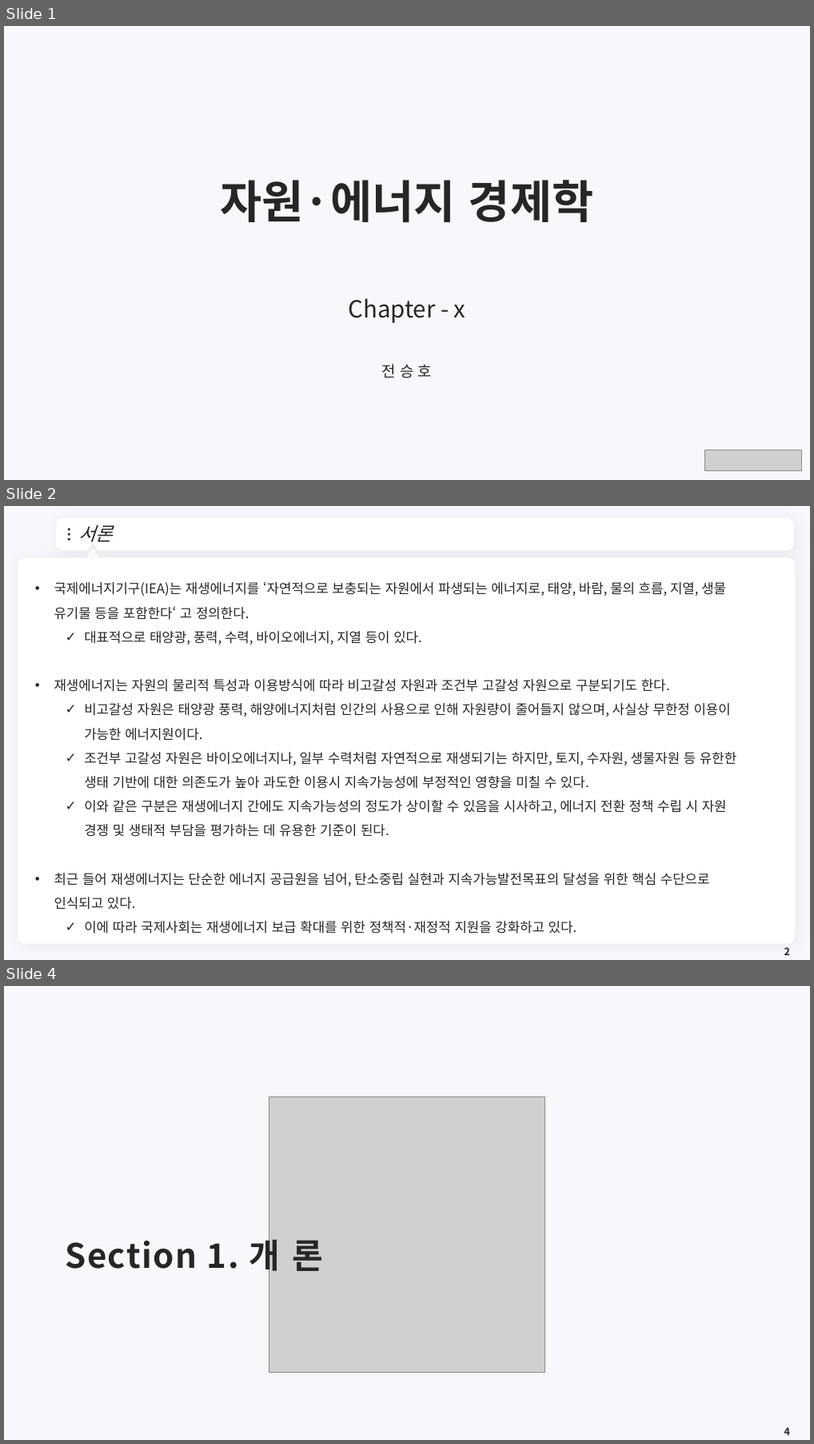
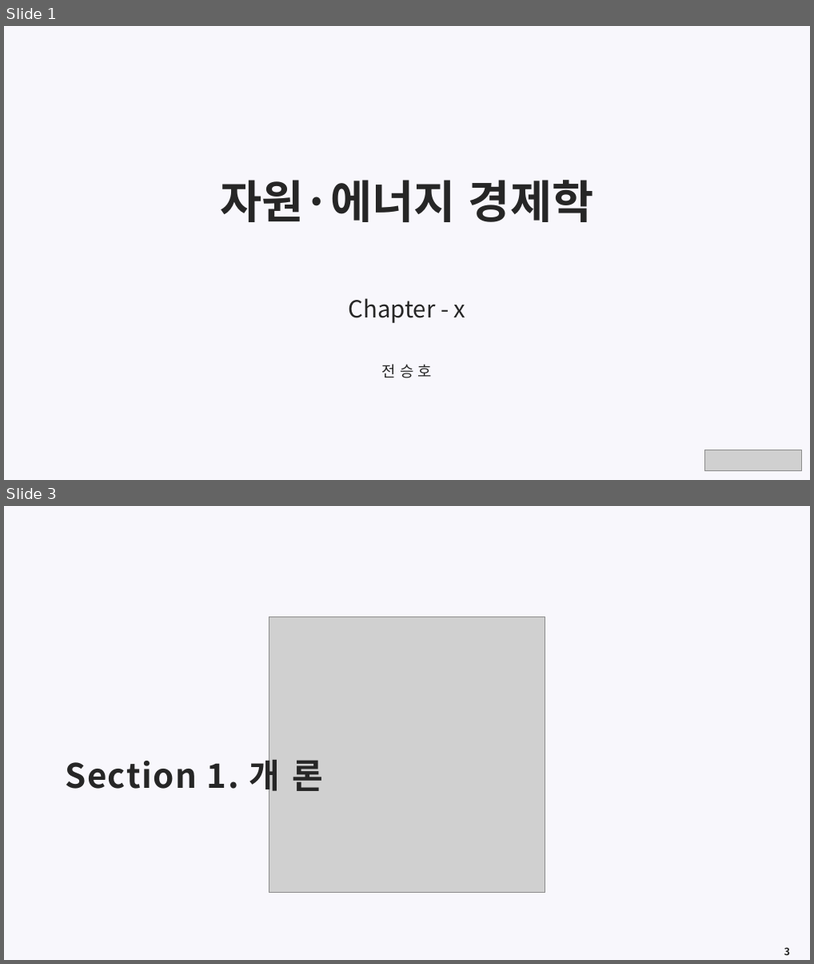
Before and after one commit to meandthey/Teaching, a slide deck: 에너지경제학/자원에너지경제학_Chapter_9999(태양광).pptx. Shown one above the other, each under a label of ours: slides 1, 2 and 4 before the commit, slides 1 and 3 after it; the slides between them are not shown. The pictures are 814x1444 and 814x964 pixels, drawn with LibreOffice and Linux fonts; fonts in the diff are those of the drawing; grey boxes stand for pictures; background and template pictures are left out. Boxes give left, top, right and bottom in pixels: in the first picture for what was removed or moved away, otherwise in the second. Text is boxed around its words. In the diff, an @@ line names an element or a change of style, - is before the commit and + after.

```diff
--- a/에너지경제학/자원에너지경제학_Chapter_9999(태양광).pptx
+++ b/에너지경제학/자원에너지경제학_Chapter_9999(태양광).pptx
@@ slide 2 removed at <box>4,506,810,960</box>, background #F8F7FC @@
@@ freeform shape removed at <box>59,521,792,548</box> @@
@@ ellipse removed at <box>68,528,70,531</box> @@
@@ title removed at <box>78,525,112,542</box> @@
-서론
@@ ellipse removed at <box>68,533,70,536</box> @@
@@ ellipse removed at <box>68,538,70,540</box> @@
@@ triangle removed at <box>86,550,99,562</box> @@
@@ freeform shape removed at <box>775,530,782,540</box> @@
@@ rounded rectangle removed at <box>18,557,796,944</box> @@
@@ text removed at <box>54,581,737,933</box> @@
-• 국제에너지기구(IEA)는 재생에너지를 ‘자연적으로 보충되는 자원에서 파생되는 에너지로, 태양, 바람, 물의 흐름, 지열, 생물 유기물 등을 포함한다‘ 고 정의한다.
-  ✓ 대표적으로 태양광, 풍력, 수력, 바이오에너지, 지열 등이 있다.
-• 재생에너지는 자원의 물리적 특성과 이용방식에 따라 비고갈성 자원과 조건부 고갈성 자원으로 구분되기도 한다.
-  ✓ 비고갈성 자원은 태양광 풍력, 해양에너지처럼 인간의 사용으로 인해 자원량이 줄어들지 않으며, 사실상 무한정 이용이 가능한 에너지원이다.
-  ✓ 조건부 고갈성 자원은 바이오에너지나, 일부 수력처럼 자연적으로 재생되기는 하지만, 토지, 수자원, 생물자원 등 유한한 생태 기반에 대한 의존도가 높아 과도한 이용시 지속가능성에 부정적인 영향을 미칠 수 있다.
-  ✓ 이와 같은 구분은 재생에너지 간에도 지속가능성의 정도가 상이할 수 있음을 시사하고, 에너지 전환 정책 수립 시 자원 경쟁 및 생태적 부담을 평가하는 데 유용한 기준이 된다.
-• 최근 들어 재생에너지는 단순한 에너지 공급원을 넘어, 탄소중립 실현과 지속가능발전목표의 달성을 위한 핵심 수단으로 인식되고 있다.
-  ✓ 이에 따라 국제사회는 재생에너지 보급 확대를 위한 정책적·재정적 지원을 강화하고 있다.
@@ page number removed at <box>785,947,790,955</box> @@
-2
@@ what was slide 4 is now slide 3 @@
@@ page number at <box>785,947,790,955</box>: text changed @@
-4
+3
```
Also in this commit, not shown: 5 slides changed, 2 other files.
